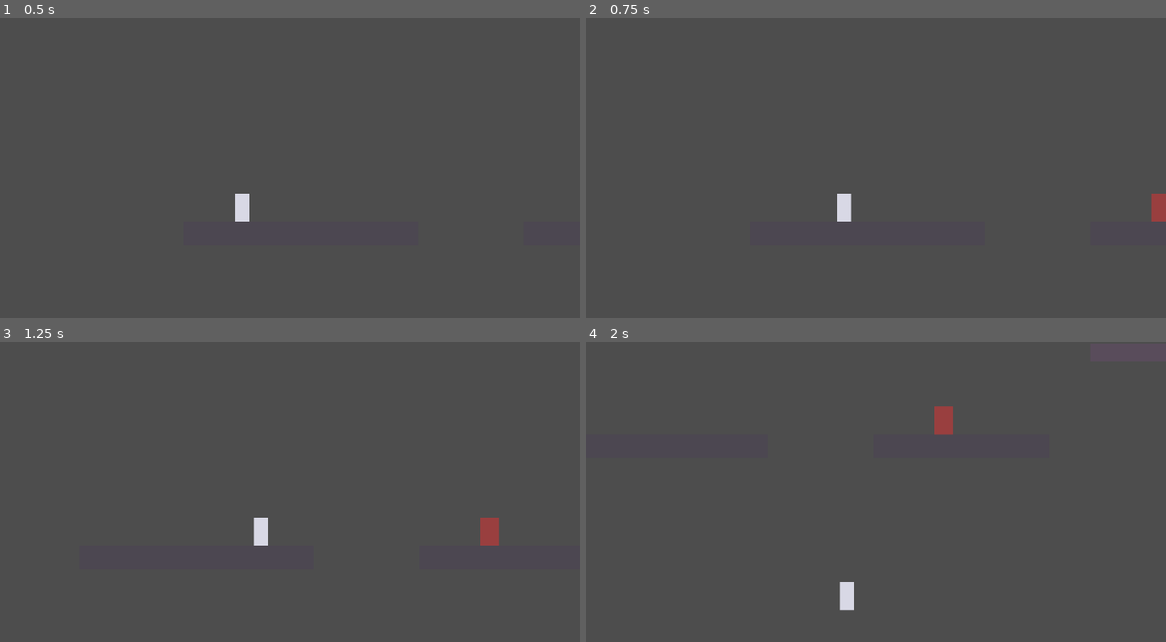
Above: before the commit, frames 1-4 (two rows, left to right).
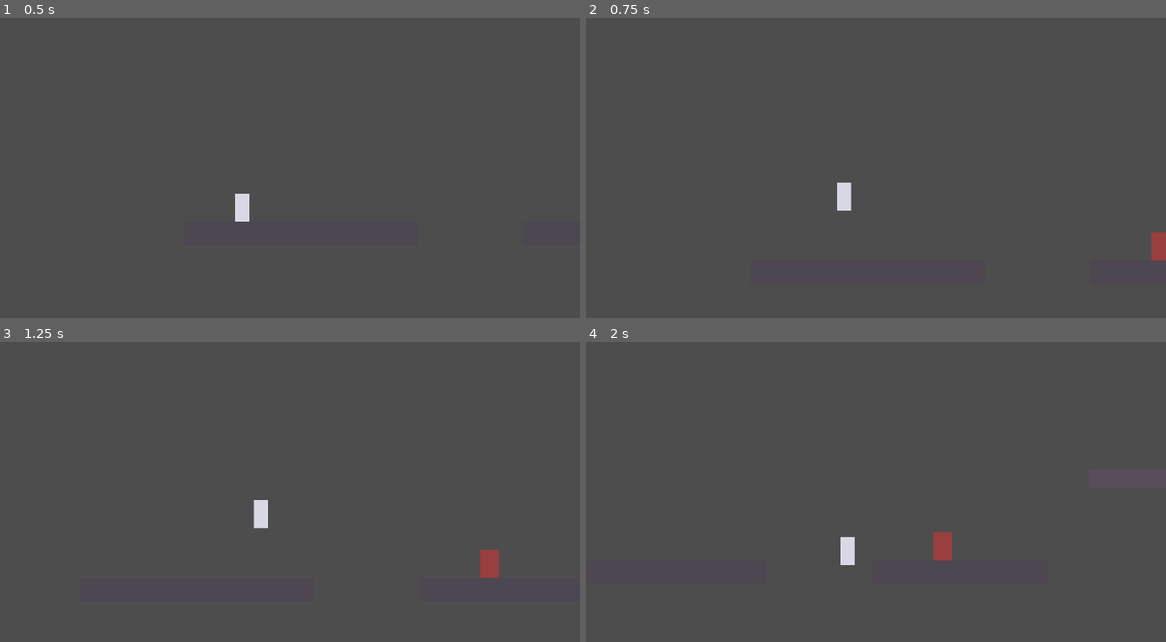
Above: after the commit, the same moments.

Repository: fcorguez92/desmemoria
Game: Godot game, scene res://scenes/test_level/test_level.tscn
The game is run twice, just before and just after one commit, with the same random seed, the same clock (stepped at 60 frames per second) and the same inputs.
Inputs:
- Up to frame 1 (0.5 s): no input
- Up to frame 2 (0.75 s): tap Enter (ui_accept) at 0.5, 0.6 s; hold Right (ui_right) from 0.53 s (still down)
- Up to frame 3 (1.25 s): keep holding Right (ui_right); tap Enter (ui_accept) at 0.77, 1.07 s
- Up to frame 4 (2 s): keep holding Right (ui_right); tap X (attack) at 1.35 s; tap Enter (ui_accept) at 1.52, 1.55, 1.82 s

Frame 1 is identical in both runs. In frame 2, 0.7% of the frame differs, in the area x 43-100%, y 54-81%; in frame 3, 0.9%; in frame 4, 1.1%, in the area x 43-64%, y 21-90%.

Commit message:
Move jump to Space and free up up/down arrows for camera look.
Jump now uses ui_accept (Space/Enter) instead of ui_up, so the up/down
arrows can offset the camera to peek above or below the current view
without moving the character — useful for judging blind jumps before
committing to them.

Co-Authored-By: Claude Sonnet 5 <noreply@anthropic.com>

Diff:
--- a/scenes/player/player.gd
+++ b/scenes/player/player.gd
@@ -13,6 +13,8 @@
 @export var fall_death_y: float = 900.0
 @export var attack_cooldown: float = 0.25
 @export var attack_reach: float = 20.0
+@export var camera_look_offset: float = 100.0
+@export var camera_look_speed: float = 4.0
 
 var coyote_timer: float = 0.0
 var jump_buffer_timer: float = 0.0
@@ -21,6 +23,7 @@
 @onready var spawn_position: Vector2 = global_position
 @onready var visual: Polygon2D = $Visual
 @onready var attack_hitbox: Area2D = $AttackHitbox
+@onready var camera: Camera2D = $Camera2D
 
 
 func _physics_process(delta: float) -> void:
@@ -37,7 +40,7 @@
 	else:
 		coyote_timer = max(coyote_timer - delta, 0.0)
 
-	if Input.is_action_just_pressed("ui_up"):
+	if Input.is_action_just_pressed("ui_accept"):
 		jump_buffer_timer = jump_buffer_time
 	else:
 		jump_buffer_timer = max(jump_buffer_timer - delta, 0.0)
@@ -48,8 +51,18 @@
 		coyote_timer = 0.0
 
 	# Saltar más bajo si se suelta el botón pronto (salto de altura variable).
-	if Input.is_action_just_released("ui_up") and velocity.y < 0.0:
+	if Input.is_action_just_released("ui_accept") and velocity.y < 0.0:
 		velocity.y *= 0.5
+
+	# Mirar arriba/abajo desplaza la cámara sin mover al personaje, para ver
+	# fuera de pantalla antes de saltar a ciegas.
+	var look_direction := 0.0
+	if Input.is_action_pressed("ui_up"):
+		look_direction = -1.0
+	elif Input.is_action_pressed("ui_down"):
+		look_direction = 1.0
+	var target_camera_offset := Vector2(0.0, look_direction * camera_look_offset)
+	camera.offset = camera.offset.lerp(target_camera_offset, camera_look_speed * delta)
 
 	var direction := Input.get_axis("ui_left", "ui_right")
 	velocity.x = direction * speed
